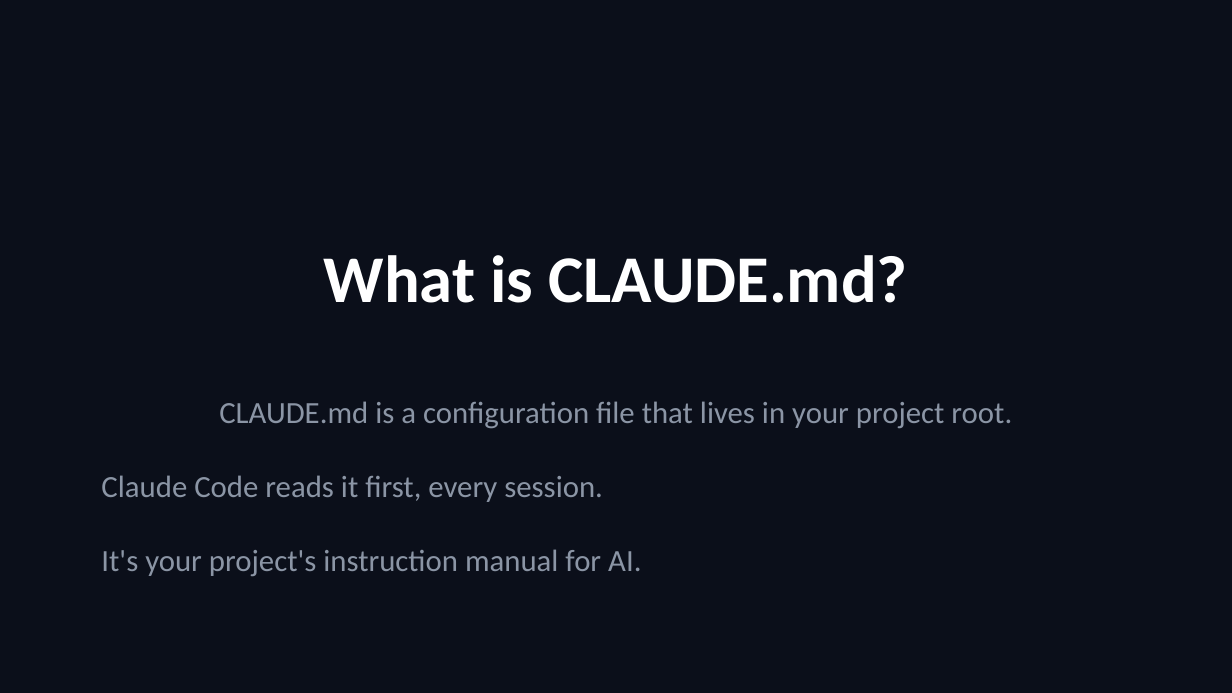
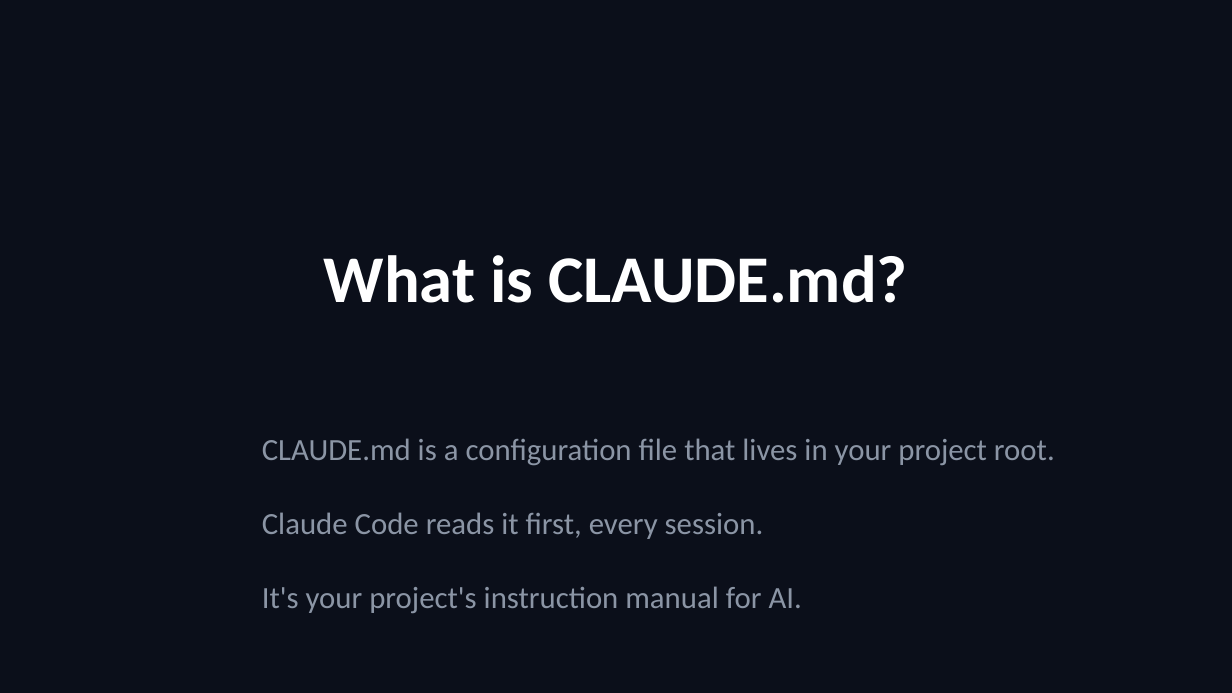
Before and after one commit to scottrhay/AIA-ClaudeCopilot, a slide deck: slide 29 of slides/Day2_Claude_Code_Fundamentals.pptx. Drawn at 1232x693 pixels with LibreOffice and Linux fonts; fonts in the diff are those of the drawing. Boxes give left, top, right and bottom in pixels: in the first picture for what was removed or moved away, otherwise in the second. Text is boxed around its words. In the diff, an @@ line names an element or a change of style, - is before the commit and + after.

```diff
--- a/slides/Day2_Claude_Code_Fundamentals.pptx
+++ b/slides/Day2_Claude_Code_Fundamentals.pptx
@@ text "CLAUDE.md is a configuration file ..." moved from (x1=101, y1=401, x2=1012, y2=576) to (x1=262, y1=438, x2=1055, y2=613) @@
@@ text at (x1=262, y1=438, x2=1055, y2=465): alignment centre to left @@
```
Also in this commit, not shown: 1 other slide changed.
